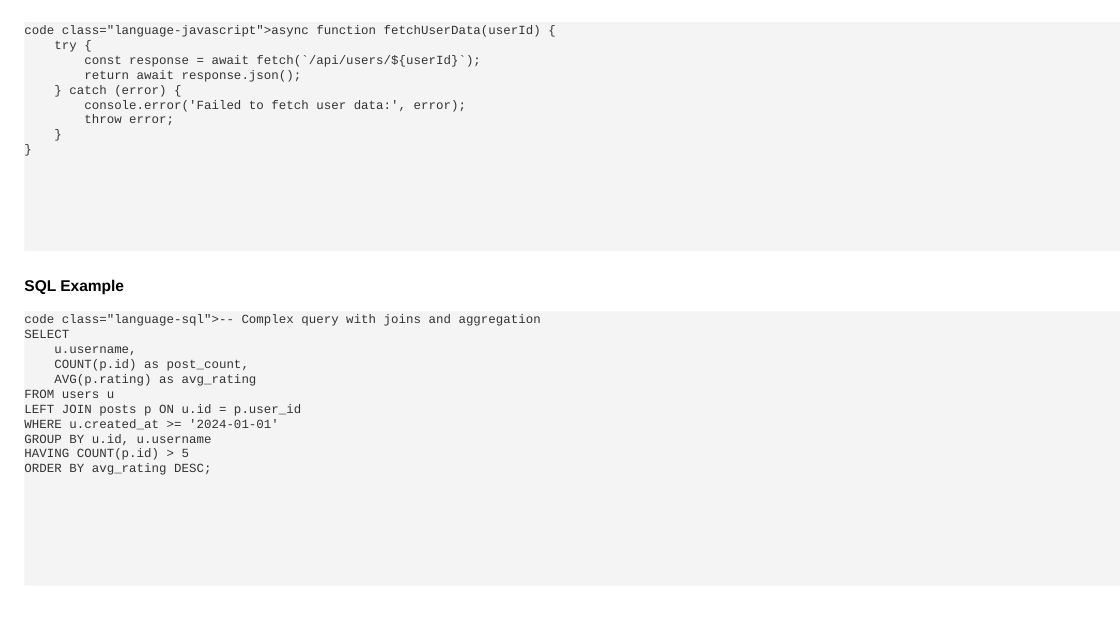
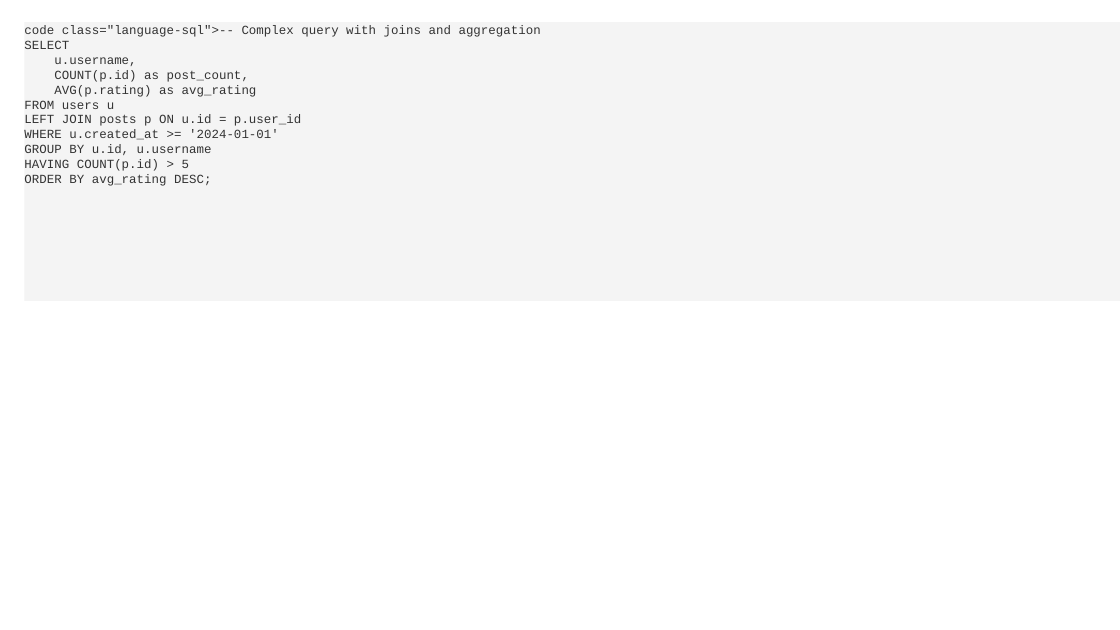
Before and after one commit to louisazhou/slidegenerator, a slide deck: slide 6 of output/comprehensive_demo_default.pptx (slide 7 before the commit). Drawn at 1120x630 pixels with LibreOffice and Linux fonts; fonts in the diff are those of the drawing. Boxes give left, top, right and bottom in pixels: in the first picture for what was removed or moved away, otherwise in the second. Text is boxed around its words. In the diff, an @@ line names an element or a change of style, - is before the commit and + after.

```diff
--- a/output/comprehensive_demo_default.pptx
+++ b/output/comprehensive_demo_default.pptx
@@ rectangle "code class="language-sql">-- Complex query with ...": place and size @@
-rectangle "code class="language-sql">-- Complex query with ..." at bbox=[25, 311, 1120, 586]
+rectangle "code class="language-sql">-- Complex query with ..." at bbox=[25, 22, 1120, 301]
@@ rectangle "code class="language-sql">-- Complex query with ..." at bbox=[25, 22, 1120, 301]: line spacing 1.4 to 1.2 @@
@@ rectangle removed at bbox=[25, 22, 1120, 251] @@
-code class="language-javascript">async function fetchUserData(userId) {
-try {
-const response = await fetch(`/api/users/${userId}`);
-return await response.json();
-} catch (error) {
-console.error('Failed to fetch user data:', error);
-throw error;
-}
-}
@@ text removed at bbox=[24, 279, 124, 294] @@
-SQL Example
```
Also in this commit, not shown: 18 other slides changed, 4 slides removed, 17 other files.
